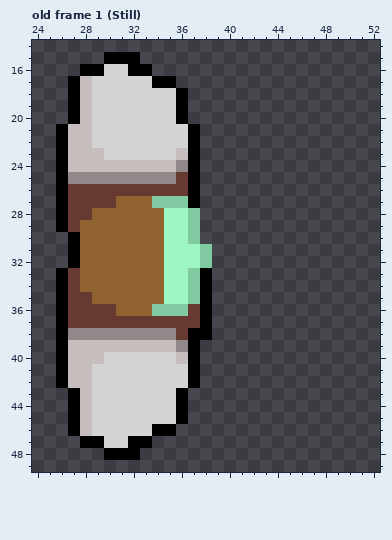
Edited in one commit: pixel-art file (Assets/Sprites/Guy_unarmed.ase). The picture above is the old version.
64x64 pixels, 13 frames. Shown: old frame 1 (Still): x 24..52, y 14..49.
The same view after the edit:
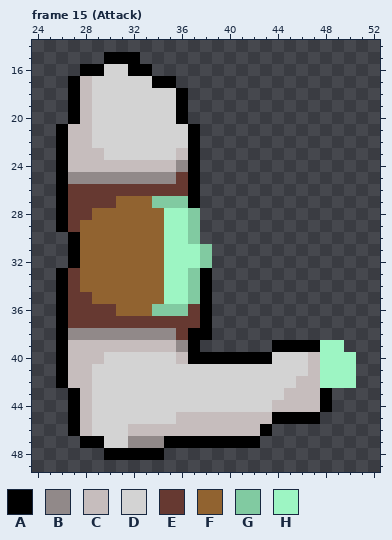
Palette (. is transparent): A #000000  B #918989  C #c6bdbd  D #d3d3d3  E #663931  F #916330  G #81caa1  H #9df5c3
A new or re-ordered frame is compared with the old frame closest to it.
What changed:
frames 13 -> 15
Changed rows in their new state; - is an unchanged pixel.
Frame 15 (Attack) is new; against old frame 1 (Still), layer "Body":
first column x 32:
39 ------------AAAAHH-
40 ------AAAAAADDDCHHH
41 -----DDDDDDDDDDCHHH
42 -----DDDDDDDDDCCHHH
43 ----DDDDDDDDDCCCA--
44 ----DDDDDDDDCCCCA--
45 ----CCCCCCCCAAAA---
46 CCCCCCCCCCCA-------
47 BBBAAAAAAAA--------
48 -AA----------------
Pixel boxes of the changes (left, top, right, bottom) in both pictures:
changed: (128, 340, 356, 460)
